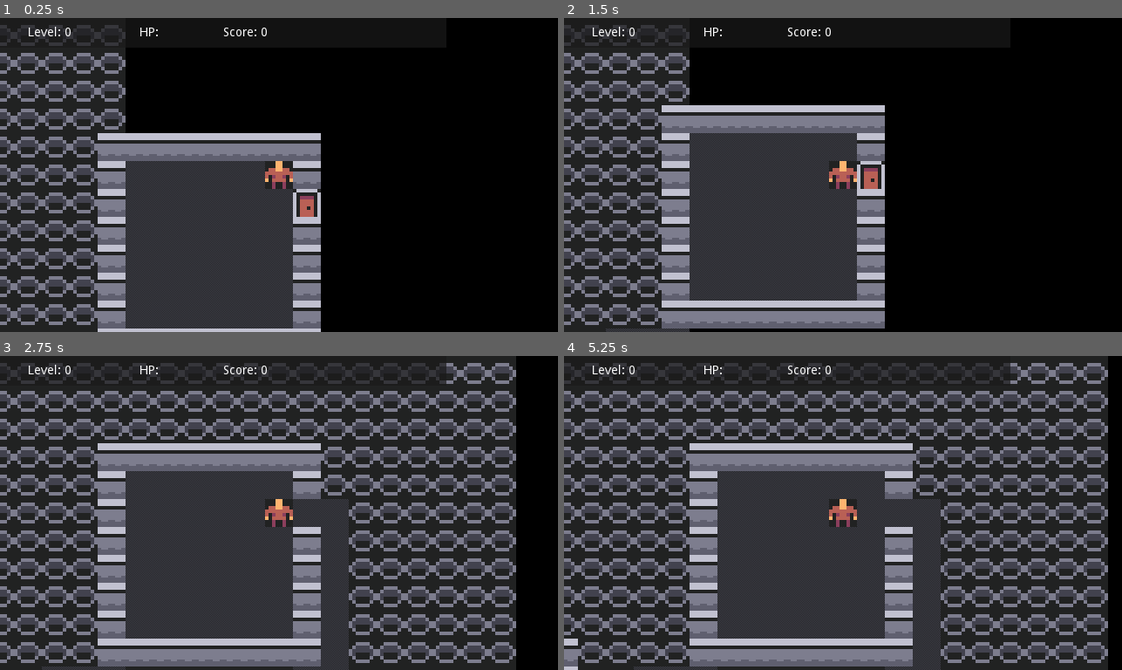
Above: before the commit, frames 1-4 (two rows, left to right).
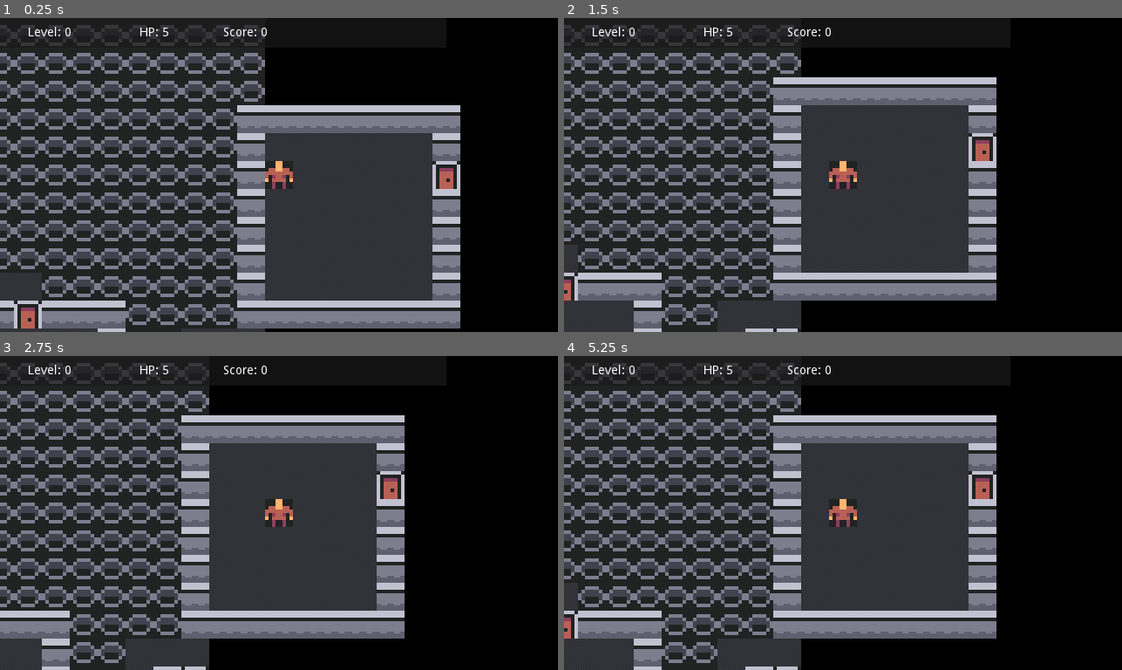
Above: after the commit, the same moments.

Repository: cjh-cloud/DungeonOfRecycling
Game: Godot game, scene res://Game.tscn
Same seed, same stepped clock (60 frames per second), same inputs: the game is played once before the commit and once after it.
Inputs:
- Up to frame 1 (0.25 s): no input
- Up to frame 2 (1.5 s): tap Enter at 0.5 s; hold Right (Right) 0.53-1.28 s; tap Space at 1.25 s; hold Down (Down) from 1.28 s (still down)
- Up to frame 3 (2.75 s): tap Enter at 2 s; release Down (Down) at 2.03 s; hold Right (Right) from 2.03 s (still down)
- Up to frame 4 (5.25 s): tap Space at 2.75, 4.25 s; release Right (Right) at 2.78 s; hold Up (Up) 2.78-3.53 s; tap Enter at 3.5 s; hold Left (Left) 3.53-5.03 s; hold Down (Down) from 5.03 s (still down)

The runs differ from the first frame. In frame 1, 45% of the frame differs, in the area x 0-83%, y 2-100%; in frame 2, 41%; in frame 3, 53%; in frame 4, 55%, in the area x 0-98%, y 0-100%.

Commit message:
Add items

Diff:
--- a/Enemy.tscn
+++ b/Enemy.tscn
@@ -3,6 +3,7 @@
 [ext_resource path="res://art/enemy.png" type="Texture" id=1]
 
 [node name="Enemy" type="Sprite"]
+visible = false
 position = Vector2( 96, 192 )
 texture = ExtResource( 1 )
 centered = false
--- a/Game.gd
+++ b/Game.gd
@@ -11,12 +11,35 @@
 
 const LEVEL_ROOM_COUNTS = [5, 7, 9, 12, 15]
 const LEVEL_ENEMY_COUNTS = [5, 8, 12, 18, 26]
+const LEVEL_ITEM_COUNTS = [2, 4, 6, 8, 10]
 const MIN_ROOM_DIMENSION = 5
 const MAX_ROOM_DIMENSION = 8
+const PLAYER_START_HP = 5
 
 enum Tile {Wall, Door, Floor, Ladder, Stone}
 
 const EnemyScene = preload("res://Enemy.tscn")
+const PotScene = preload("res://Pot.tscn") # Can
+const KfcScene = preload("res://Kfc.tscn") # Paper
+
+const POT_FUNCTIONS = ["impair_vision", "heal_over_time", "poison"]
+
+class Item extends Reference:
+	var sprite_node
+	var tile
+	var is_kfc
+
+	func _init(game, x, y, is_kfc):
+		self.is_kfc = is_kfc
+		tile = Vector2(x, y)
+		sprite_node = KfcScene.instance() if is_kfc else  PotScene.instance()
+		sprite_node.frame = randi() % sprite_node.hframes
+		sprite_node.position = tile * TILE_SIZE
+		sprite_node.offset = Vector2(randi() % 12 - 6, randi() % 12 - 6)
+		game.add_child(sprite_node)
+
+	func remove():
+		sprite_node.queue_free()
 
 class Enemy extends Reference:
 	var sprite_node
@@ -49,12 +72,47 @@
 			dead = true
 			game.score += 10 * full_hp
 
+			# Drop kfc
+			for i in range(randi() % (full_hp)):
+				game.items.append(Item.new(game, tile.x, tile.y, true)) # true is kfc
+
+			# Drop pots
+			for i in range(randi() % 3):
+				game.items.append(Item.new(game, tile.x, tile.y, false)) # false is pots
+
+
+	func act(game):
+		if !sprite_node.visible: # If we can't see the enemy, they can't see us
+			return
+
+		# Using Vector3 cos Godot's AStar Pathfinding uses 3D Vectors to allow for 3D
+		var my_point = game.enemy_pathfinding.get_closest_point(Vector3(tile.x, tile.y, 0))
+		var player_point = game.enemy_pathfinding.get_closest_point(Vector3(game.player_tile.x, game.player_tile.y, 0))
+		var path = game.enemy_pathfinding.get_point_path(my_point, player_point)
+		if path:
+			assert(path.size() > 1) # Enemy should not be in same tile as player
+			var move_tile = Vector2(path[1].x, path[1].y)
+
+			if move_tile == game.player_tile: # If next to player, attack player
+				game.damage_player(1)
+			else:
+				var blocked = false
+				for enemy in game.enemies:
+					if enemy.tile == move_tile:
+						blocked = true
+						break
+
+				if !blocked:
+					tile = move_tile
+
 # Current Level -----------
 var level_num = 0
 var map = []
 var rooms = []
 var level_size
 var enemies = []
+var items = []
+var pot_types
 
 # Node refs ---------------
 onready var tile_map = $TileMap
@@ -64,6 +122,11 @@
 # Game State --------------
 var player_tile
 var score = 0
+var enemy_pathfinding
+var player_hp = PLAYER_START_HP
+var impaired_turns = 0
+var healing_turns = 0
+var poison_turns = 0
 
 # Called when the node enters the scene tree for the first time.
 func _ready():
@@ -108,6 +171,7 @@
 
 			if !blocked:
 				player_tile = Vector2(x, y)
+				pickup_items()
 
 		Tile.Door:
 			set_tile(x, y, Tile.Floor)
@@ -121,8 +185,56 @@
 				score += 1000
 				$CanvasLayer/Win.visible = true
 
+	for enemy in enemies:
+		enemy.act(self)
+
+	if impaired_turns > 0:
+		impaired_turns -= 1
+		if impaired_turns == 0:
+			$CanvasLayer/Impaired.visible = false
+			$Player/Impairment.visible = false
+
+	if poison_turns > 0:
+		poison_turns -= 1
+		damage_player(1)
+		if poison_turns == 0:
+			$CanvasLayer/Poisoned.visible = false
+
+	if healing_turns > 0:
+		healing_turns -= 1
+		player_hp += 2
+		if healing_turns == 0:
+			$CanvasLayer/Healing.visible = false
+
 	call_deferred("update_visuals")
 
+func pickup_items():
+	var remove_queue = []
+	for item in items:
+		if item.tile == player_tile:
+			if item.is_kfc:
+				player_hp += 2
+				score += 1
+			else:
+				call(pot_types[item.sprite_node.frame])
+			item.remove()
+			remove_queue.append(item)
+
+	for item in remove_queue:
+		items.erase(item)
+
+func impair_vision():
+	impaired_turns = 10
+	$CanvasLayer/Impaired.visible = true
+	$Player/Impairment.visible = true
+
+func heal_over_time():
+	healing_turns = 3
+	$CanvasLayer/Healing.visible = true
+
+func posion():
+	poison_turns = 3
+	$CanvasLayer/Poisoned.visible = true
 
 func build_level():
 	# Start with a blank map
@@ -133,6 +245,16 @@
 	for enemy in enemies:
 		enemy.remove()
 	enemies.clear()
+
+	for item in items:
+		item.remove()
+	items.clear()
+
+	enemy_pathfinding = AStar.new()
+
+	# Randomize pot effects
+	pot_types = POT_FUNCTIONS.duplicate()
+	pot_types.shuffle()
 
 	level_size = LEVEL_SIZES[level_num]
 	for x in range(level_size.y):
@@ -157,7 +279,6 @@
 	var player_x = start_room.position.x + 1 + randi() % int(start_room.size.x - 2)
 	var player_y = start_room.position.y + 1 + randi() % int(start_room.size.y - 2)
 	player_tile = Vector2(player_x, player_y)
-	call_deferred("update_visuals") # Cos physics engine is in a different thread?
 
 	# Place enemies
 	var num_enemies = LEVEL_ENEMY_COUNTS[level_num]
@@ -177,6 +298,16 @@
 			var enemy = Enemy.new(self, randi() % 2, x, y)
 			enemies.append(enemy)
 
+	# Place items
+	var num_items = LEVEL_ITEM_COUNTS[level_num]
+	for i in range(num_items):
+		var room = rooms[randi() % (rooms.size())]
+		var x = room.position.x + 1 + randi() % int(room.size.x - 2)
+		var y = room.position.y + 1 + randi() % int(room.size.y - 2)
+		items.append(Item.new(self, x, y, randi() % 2 == 0))
+
+	call_deferred("update_visuals") # Cos physics engine is in a different thread?
+
 	# Place end ladder
 	var end_room = rooms.back()
 	var ladder_x = end_room.position.x + 1 + randi() % int(end_room.size.x - 2)
@@ -184,6 +315,24 @@
 	set_tile(ladder_x, ladder_y, Tile.Ladder)
 
 	$CanvasLayer/Level.text = "Level: " + str(level_num)
+
+func clear_path(tile):
+	var new_point = enemy_pathfinding.get_available_point_id()
+	enemy_pathfinding.add_point(new_point, Vector3(tile.x, tile.y, 0))
+	var points_to_connect = []
+
+	# Creating connections? approx 31:00 in vid
+	if tile.x > 0 && map[tile.x - 1][tile.y] == Tile.Floor:
+		points_to_connect.append(enemy_pathfinding.get_closest_point(Vector3(tile.x - 1, tile.y, 0)))
+	if tile.y > 0 && map[tile.x][tile.y - 1] == Tile.Floor:
+		points_to_connect.append(enemy_pathfinding.get_closest_point(Vector3(tile.x, tile.y - 1, 0)))
+	if tile.x < level_size.x - 1 && map[tile.x + 1][tile.y] == Tile.Floor:
+		points_to_connect.append(enemy_pathfinding.get_closest_point(Vector3(tile.x + 1, tile.y, 0)))
+	if tile.y < level_size.y - 1 && map[tile.x][tile.y + 1] == Tile.Floor:
+		points_to_connect.append(enemy_pathfinding.get_closest_point(Vector3(tile.x, tile.y + 1, 0)))
+
+	for point in points_to_connect:
+		enemy_pathfinding.connect_points(point, new_point)
 
 func update_visuals():
 	player.position = player_tile * TILE_SIZE
@@ -202,6 +351,23 @@
 				if !occlusion || (occlusion.position - test_point).length() < 1:
 					visibility_map.set_cell(x, y, -1)
 
+	for enemy in enemies:
+		enemy.sprite_node.position = enemy.tile * TILE_SIZE
+		if !enemy.sprite_node.visible:
+			var enemy_center = tile_to_pixel_center(enemy.tile.x, enemy.tile.y)
+			var occlusion = space_state.intersect_ray(player_center, enemy_center)
+			if !occlusion:
+				enemy.sprite_node.visible = true
+
+	for item in items:
+		item.sprite_node.position = item.tile * TILE_SIZE
+		if !item.sprite_node.visible:
+			var item_center = tile_to_pixel_center(item.tile.x, item.tile.y)
+			var occlusion = space_state.intersect_ray(player_center, item_center)
+			if !occlusion:
+				item.sprite_node.visible = true
+
+	$CanvasLayer/HP.text = "HP: " + str(player_hp)
 	$CanvasLayer/Score.text = "Score: " + str(score)
 
 func tile_to_pixel_center(x, y):
@@ -410,8 +576,26 @@
 	map[x][y] = type
 	tile_map.set_cell(x, y, type)
 
+	if type == Tile.Floor:
+		clear_path(Vector2(x, y))
+
+func damage_player(dmg):
+	player_hp = max(0, player_hp - dmg)
+	if player_hp == 0:
+		$CanvasLayer/Lose.visible = true
+
 func _on_Button_pressed():
 	level_num = 0
 	score = 0
 	build_level()
 	$CanvasLayer/Win.visible = false
+	$CanvasLayer/Lose.visible = false
+	player_hp = PLAYER_START_HP
+
+	impaired_turns = 0
+	healing_turns = 0
+	poison_turns = 0
+	$CanvasLayer/Impaired.visible = false
+	$Player/Impairment.visible = false
+	$CanvasLayer/Healing.visible = false
+	$CanvasLayer/Poisoned.visible = false
--- a/Game.tscn
+++ b/Game.tscn
@@ -9,6 +9,7 @@
 [ext_resource path="res://Game.gd" type="Script" id=7]
 [ext_resource path="res://art/black.png" type="Texture" id=8]
 [ext_resource path="res://Enemy.tscn" type="PackedScene" id=9]
+[ext_resource path="res://art/light.png" type="Texture" id=10]
 
 [sub_resource type="ConvexPolygonShape2D" id=3]
 points = PoolVector2Array( 0, 0, 32, 0, 32, 32, 0, 32 )
@@ -203,9 +204,16 @@
 drag_margin_right = 0.0
 drag_margin_bottom = 0.0
 
+[node name="Impairment" type="Light2D" parent="Player"]
+visible = false
+position = Vector2( 16, 16 )
+texture = ExtResource( 10 )
+mode = 3
+
 [node name="CanvasLayer" type="CanvasLayer" parent="."]
 
 [node name="ColorRect" type="ColorRect" parent="CanvasLayer"]
+light_mask = 0
 margin_right = 512.0
 margin_bottom = 34.0
 color = Color( 0.101961, 0.101961, 0.101961, 0.713726 )
@@ -214,6 +222,7 @@
 }
 
 [node name="Level" type="Label" parent="CanvasLayer"]
+light_mask = 0
 margin_left = 32.0
 margin_right = 98.0
 margin_bottom = 34.0
@@ -223,7 +232,47 @@
 "_edit_use_anchors_": false
 }
 
+[node name="Healing" type="Label" parent="CanvasLayer"]
+visible = false
+light_mask = 0
+margin_left = 224.0
+margin_top = 256.0
+margin_right = 290.0
+margin_bottom = 290.0
+text = "Healing"
+valign = 1
+__meta__ = {
+"_edit_use_anchors_": false
+}
+
+[node name="Poisoned" type="Label" parent="CanvasLayer"]
+visible = false
+light_mask = 0
+margin_left = 352.0
+margin_top = 256.0
+margin_right = 418.0
+margin_bottom = 290.0
+text = "Poisoned"
+valign = 1
+__meta__ = {
+"_edit_use_anchors_": false
+}
+
+[node name="Impaired" type="Label" parent="CanvasLayer"]
+visible = false
+light_mask = 0
+margin_left = 64.0
+margin_top = 256.0
+margin_right = 130.0
+margin_bottom = 290.0
+text = "Vision Impaired"
+valign = 1
+__meta__ = {
+"_edit_use_anchors_": false
+}
+
 [node name="HP" type="Label" parent="CanvasLayer"]
+light_mask = 0
 margin_left = 160.0
 margin_right = 226.0
 margin_bottom = 34.0
@@ -234,6 +283,7 @@
 }
 
 [node name="Score" type="Label" parent="CanvasLayer"]
+light_mask = 0
 margin_left = 256.0
 margin_right = 322.0
 margin_bottom = 34.0
@@ -245,6 +295,7 @@
 
 [node name="Win" type="ColorRect" parent="CanvasLayer"]
 visible = false
+light_mask = 0
 margin_top = 34.0
 margin_right = 512.0
 margin_bottom = 320.0
@@ -254,6 +305,7 @@
 }
 
 [node name="Label" type="Label" parent="CanvasLayer/Win"]
+light_mask = 0
 margin_left = 192.0
 margin_top = 62.0
 margin_right = 320.0
@@ -265,11 +317,44 @@
 }
 
 [node name="Button" type="Button" parent="CanvasLayer/Win"]
+light_mask = 0
 margin_left = 192.0
 margin_top = 108.0
 margin_right = 320.0
 margin_bottom = 138.0
 text = "Restart"
 
+[node name="Lose" type="ColorRect" parent="CanvasLayer"]
+visible = false
+light_mask = 0
+margin_top = 34.0
+margin_right = 512.0
+margin_bottom = 320.0
+color = Color( 0.27451, 0, 0, 0.701961 )
+__meta__ = {
+"_edit_use_anchors_": false
+}
+
+[node name="Label" type="Label" parent="CanvasLayer/Lose"]
+light_mask = 0
+margin_left = 192.0
+margin_top = 62.0
+margin_right = 320.0
+margin_bottom = 94.0
+text = "Game Over UwU"
+align = 1
+__meta__ = {
+"_edit_use_anchors_": false
+}
+
+[node name="Button" type="Button" parent="CanvasLayer/Lose"]
+light_mask = 0
+margin_left = 192.0
+margin_top = 108.0
+margin_right = 320.0
+margin_bottom = 138.0
+text = "Restart"
+
 [node name="Enemy" parent="." instance=ExtResource( 9 )]
 [connection signal="pressed" from="CanvasLayer/Win/Button" to="." method="_on_Button_pressed"]
+[connection signal="pressed" from="CanvasLayer/Lose/Button" to="." method="_on_Button_pressed"]
--- /dev/null
+++ b/Kfc.tscn
@@ -0,0 +1,9 @@
+[gd_scene load_steps=2 format=2]
+
+[ext_resource path="res://art/kfc.png" type="Texture" id=1]
+
+[node name="kfc" type="Sprite"]
+visible = false
+position = Vector2( 160, 192 )
+texture = ExtResource( 1 )
+centered = false
--- /dev/null
+++ b/Pot.tscn
@@ -0,0 +1,10 @@
+[gd_scene load_steps=2 format=2]
+
+[ext_resource path="res://art/pot.png" type="Texture" id=1]
+
+[node name="Pot" type="Sprite"]
+visible = false
+position = Vector2( 128, 160 )
+texture = ExtResource( 1 )
+centered = false
+hframes = 3
Not shown: 1 places in Game.tscn that only renumber resources
Binary file added: art/light.png
Binary file added: art/pot.png
Not shown, added: art/pot.png.import
Binary file added: art/spot.png
Not shown, added: art/spot.png.import
